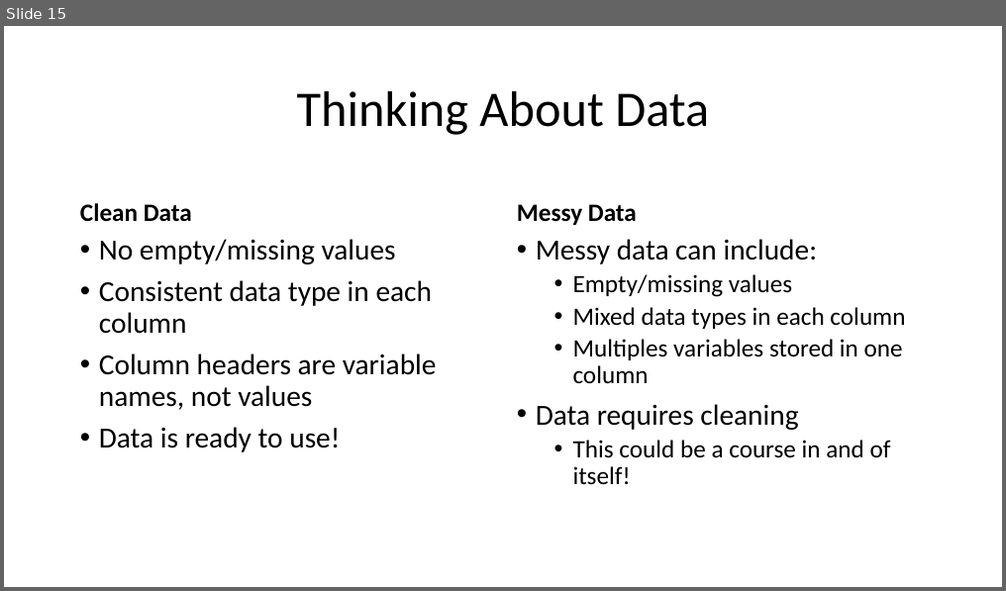
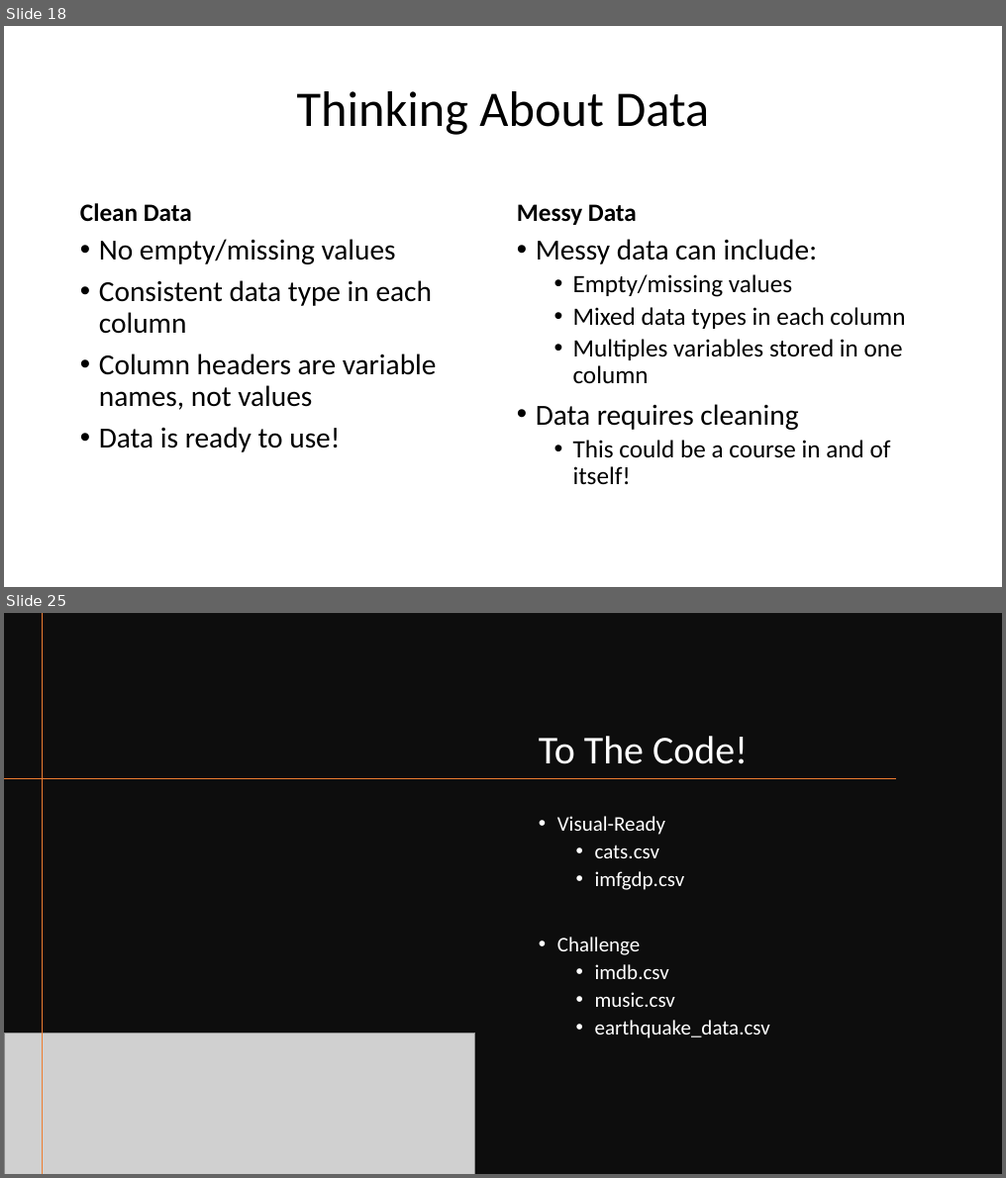
Before and after one commit to likeawednesday/TechCamp_DataViz, a slide deck: DVUP.pptx. Shown one above the other, each under a label of ours: slide 15 before the commit, slides 18 and 25 after it; the slides between them are not shown. The pictures are 1006x591 and 1006x1178 pixels, drawn with LibreOffice and Linux fonts; fonts in the diff are those of the drawing; grey boxes stand for pictures. Boxes give left, top, right and bottom in pixels: in the first picture for what was removed or moved away, otherwise in the second. Text is boxed around its words. In the diff, an @@ line names an element or a change of style, - is before the commit and + after.

```diff
--- a/DVUP.pptx
+++ b/DVUP.pptx
@@ slide 25 added at box(4, 613, 1002, 1174), background #FFFFFF @@
@@ rectangle added at box(4, 613, 1002, 1174), fill #0D0D0D @@
@@ line added from (42, 613) to (42, 1174), #ED7D31 1 pt @@
@@ title added at box(539, 736, 747, 764), 38 pt, text #FFFFFF @@
+To The Code!
@@ line added from (896, 779) to (4, 779), #ED7D31 1 pt @@
@@ text added at box(557, 816, 770, 1039), 20 pt, text #FFFFFF @@
+• Visual-Ready
+  • cats.csv
+  • imfgdp.csv
+• Challenge
+  • imdb.csv
+  • music.csv
+  • earthquake_data.csv
@@ picture added at box(4, 1033, 475, 1174) @@
@@ what was slide 15 is now slide 18 @@
```
Also in this commit, not shown: 6 slides changed, 14 other slides added.
